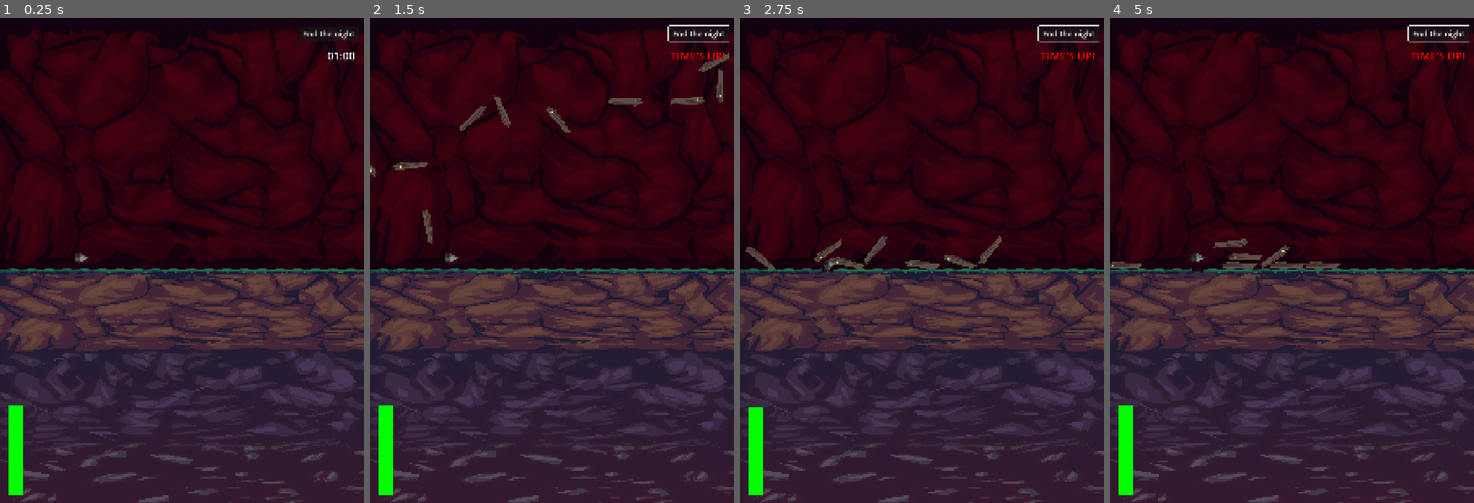
Above: before the commit, frames 1-4 (left to right).
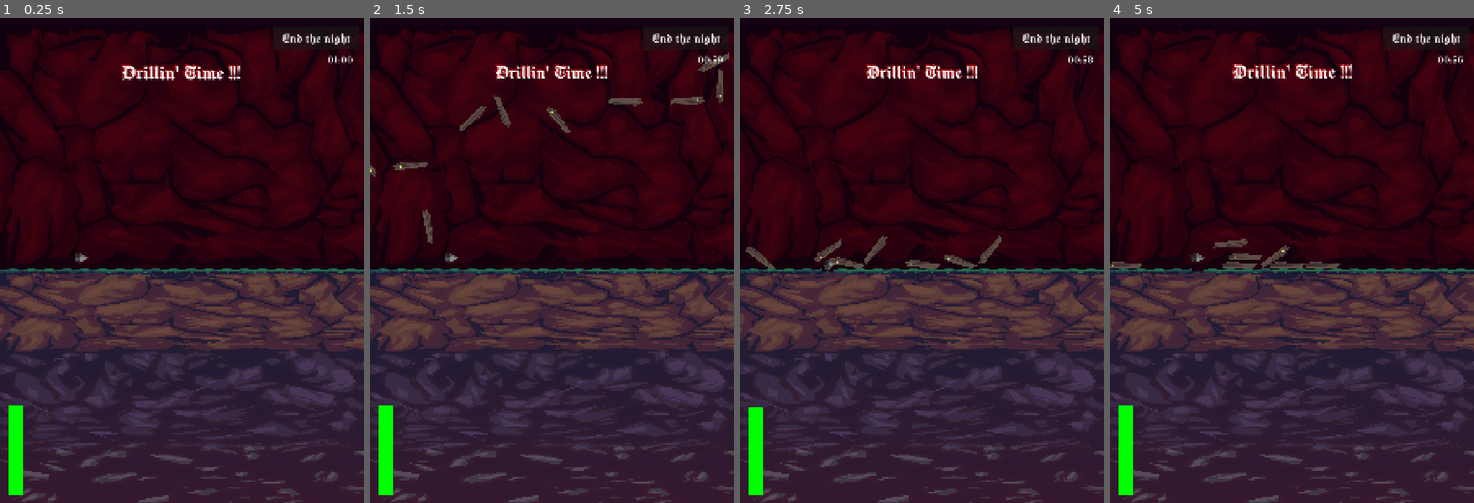
Above: after the commit, the same moments.

Repository: alelouis/ludumdare-57-les5ddp
Game: Godot game, scene res://scenes/test/tilemap_test_scene/tilemap_test.tscn
Two runs of this game, one before a commit and one after it. Both use one fixed random seed, a clock stepped at 60 frames per second and the inputs below. The engine's default icon, where the game draws it, is replaced by a stand-in: a white triangle on a blue panel in a dark square.
Inputs (mouse positions are in pixels of both pictures, inside the frame that each line leads up to):
- Up to frame 1 (0.25 s): no input
- Up to frame 2 (1.5 s): click "End the night" at 0.5 s; tap Enter at 1.25 s; drag from (420, 105) to (453, 255) at 1.27 s
- Up to frame 3 (2.75 s): drag from (801, 250) to (903, 357) at 2.02 s
- Up to frame 4 (5 s): move the mouse to (1339, 265) at 2.77 s; hold D 2.78-3.5 s; tap R at 2.85 s; click (1339, 265) at 2.92 s; drag from (1375, 265) to (1182, 187) at 3.52 s; drag from (1226, 270) to (1310, 260) at 4.27 s

The runs differ from the first frame. In frame 1, 1.1% of the frame differs, in the area x 33-98%, y 2-13%; in frame 2, 1.2%; in frame 3, 1.2%; in frame 4, 1.3%, in the area x 33-99%, y 1-13%.

Commit message:
Add special fonts + UI

Diff:
--- /dev/null
+++ b/scenes/BigTexts.gd
@@ -0,0 +1,54 @@
+extends RichTextLabel
+
+@export var shake_strength: float = 3.0
+@export var shake_speed: float = 10.0
+@export var pulse_speed: float = 4.0
+@export var pulse_scale: float = 1.1
+@export var lifetime: float = 5.0  # seconds before disappearing
+@export var shrink_duration: float = 1.0  # how long it takes to shrink away
+
+var original_position: Vector2
+var base_scale: Vector2
+var time_alive: float = 0.0
+var shrinking: bool = false
+var shrink_timer: float = 0.0
+
+func _ready():
+	randomize()
+	original_position = position
+	base_scale = scale
+	pivot_offset = size / 2  # This centers the pivot for shaking & scaling
+
+func _process(delta: float) -> void:
+	# Shaking
+	var shake = Vector2(
+		sin(Time.get_ticks_msec() / 100.0 * shake_speed),
+		cos(Time.get_ticks_msec() / 100.0 * shake_speed * 0.75)
+	) * shake_strength
+
+	position = original_position + shake
+
+	# Pulse (scale animation)
+	var pulse = 1.0 + sin(Time.get_ticks_msec() / 1000.0 * pulse_speed) * 0.05
+	scale = Vector2(pulse, pulse)
+
+	time_alive += delta
+	if time_alive >= lifetime:
+		shrinking = true
+
+	if shrinking:
+		shrink_timer += delta
+		var t = clamp(shrink_timer / shrink_duration, 0.0, 1.0)
+		scale = base_scale * (1.0 - t)
+		if t >= 1.0:
+			hide()  # or queue_free()
+		return
+
+func show_text(new_text: String, duration := 6.0):
+	text = new_text
+	time_alive = 0.0
+	shrinking = false
+	shrink_timer = 0.0
+	scale = base_scale
+	show()
+	lifetime = duration
--- a/scenes/canvas_layer.tscn
+++ b/scenes/canvas_layer.tscn
@@ -1,10 +1,17 @@
-[gd_scene load_steps=4 format=3 uid="uid://d0mtgqgx1gvyu"]
+[gd_scene load_steps=7 format=3 uid="uid://d0mtgqgx1gvyu"]
 
 [ext_resource type="Script" uid="uid://bxn2o32s8juqr" path="res://scripts/drill_fuel.gd" id="1_c4rma"]
 [ext_resource type="Script" uid="uid://ca5ft18vi1caj" path="res://scenes/timerLabel.gd" id="2_ghj5q"]
+[ext_resource type="Script" uid="uid://c1mdnm1jtg15h" path="res://scenes/BigTexts.gd" id="3_ek3oe"]
+[ext_resource type="FontFile" uid="uid://cajwm5qsnt4ah" path="res://assets/fonts/Chomsky.otf" id="3_mg525"]
 
 [sub_resource type="LabelSettings" id="LabelSettings_ghj5q"]
+font = ExtResource("3_mg525")
 font_size = 48
+
+[sub_resource type="Theme" id="Theme_kfwc7"]
+default_font = ExtResource("3_mg525")
+default_font_size = 96
 
 [node name="CanvasLayer" type="CanvasLayer"]
 
@@ -26,9 +33,9 @@
 anchor_left = 1.0
 anchor_right = 1.0
 offset_left = -164.0
-offset_top = 131.0
+offset_top = 157.0
 offset_right = -41.0
-offset_bottom = 198.0
+offset_bottom = 224.0
 grow_horizontal = 0
 text = "01:00"
 label_settings = SubResource("LabelSettings_ghj5q")
@@ -38,10 +45,37 @@
 anchors_preset = 1
 anchor_left = 1.0
 anchor_right = 1.0
-offset_left = -293.0
+offset_left = -408.0
 offset_top = 34.0
 offset_right = -22.0
-offset_bottom = 103.0
+offset_bottom = 138.0
 grow_horizontal = 0
-theme_override_font_sizes/font_size = 36
+theme_override_fonts/font = ExtResource("3_mg525")
+theme_override_font_sizes/font_size = 64
 text = "End the night"
+
+[node name="RichTextLabel" type="RichTextLabel" parent="."]
+offset_left = 18.0
+offset_top = 75.0
+offset_right = 1618.0
+offset_bottom = 403.0
+theme = SubResource("Theme_kfwc7")
+bbcode_enabled = true
+text = "Drillin' Time !!! "
+horizontal_alignment = 1
+vertical_alignment = 1
+script = ExtResource("3_ek3oe")
+
+[node name="RichTextLabelShadow" type="RichTextLabel" parent="."]
+z_index = -1
+offset_left = 5.0
+offset_top = 139.0
+offset_right = 1617.0
+offset_bottom = 327.0
+theme = SubResource("Theme_kfwc7")
+theme_override_colors/default_color = Color(0.662745, 0, 0, 1)
+bbcode_enabled = true
+text = "Drillin' Time !!! "
+horizontal_alignment = 1
+vertical_alignment = 1
+script = ExtResource("3_ek3oe")
--- a/scenes/timerLabel.gd
+++ b/scenes/timerLabel.gd
@@ -15,9 +15,7 @@
 		time_left = max(0.0, time_left - delta)
 	else:
 		time_left += delta
-
 	update_text()
-
 	if count_down and time_left <= 0.0:
 		on_timer_finished()
 
--- a/scripts/drill_fuel.gd
+++ b/scripts/drill_fuel.gd
@@ -3,6 +3,8 @@
 @export var max_fuel := 100.0
 @export var delta := 0.1
 @export var current_fuel := max_fuel
+@onready var text_label = $"../RichTextLabel"
+@onready var text_label_shadow = $"../RichTextLabelShadow"
 
 func _ready():
 	update_bar()
@@ -27,3 +29,6 @@
 		color = Color(1.0, 1.0, 0.0)  # Yellow
 	else:
 		color = Color(1.0, 0.0, 0.0)  # Red
+	if(current_fuel == 0.0):
+		text_label.show_text("Coffin' Time !!!")
+		text_label_shadow.show_text("Coffin' Time !!!")
Binary file added: assets/fonts/Chomsky.otf
Not shown, added: assets/fonts/Chomsky.otf.import
Not shown, added: scenes/BigTexts.gd.uid
